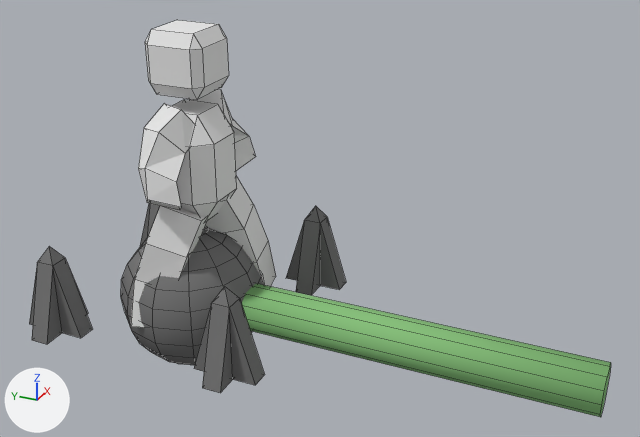
Before and after pictures for a commit that changed the Blender file Assets/LevelEditorUnity/EditorItems.blend.
Both versions are drawn from a camera (50 mm lens) standing at (-3.29, -2.18, 2.19) and looking at (0.06, -0.67, 0.51). The axes (+X, +Y, +Z) are drawn at lower left. The lights are the same throughout. Mesh edges are drawn as thin lines.

The first picture shows 'Connector', 'Node', 'Player', 'SpikeTrap'.
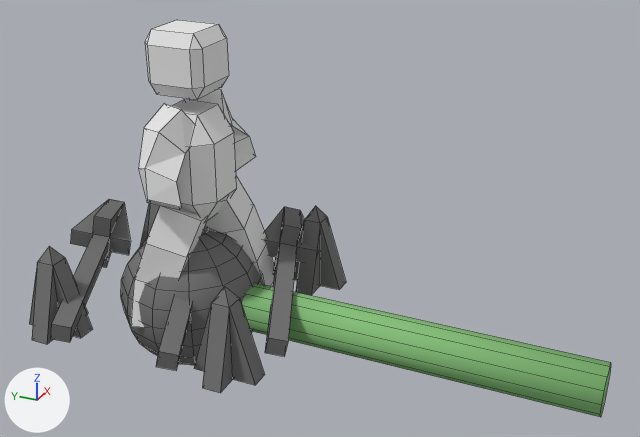
Diff of the bpy script that builds the scene:
```diff
--- a/Assets/LevelEditorUnity/EditorItems.blend.py
+++ b/Assets/LevelEditorUnity/EditorItems.blend.py
@@ me_cube_003 @@
+me_cube_003.from_pydata(...)  # 63 vertices, 75 faces; spans x -0.663..0.713, y -0.014..0.317, z -0.769..0.701
+me_cube_003.materials.append(mat_spiketrap)  # grey #777777
@@ ob_spikes @@
+ob_spikes = bpy.data.objects.new('Spikes', me_cube_003)
+ob_spikes.location = (0.0, 0.0, 0.0)
+ob_spikes.rotation_euler = (1.571, 0.0, 0.0)  # degrees (90, 0, 0)
```

Boxes (x1, y1, x2, y2) around the edits, measured in the pictures (640 x 437 px):
'Spikes', added: after (50, 199, 318, 370)
